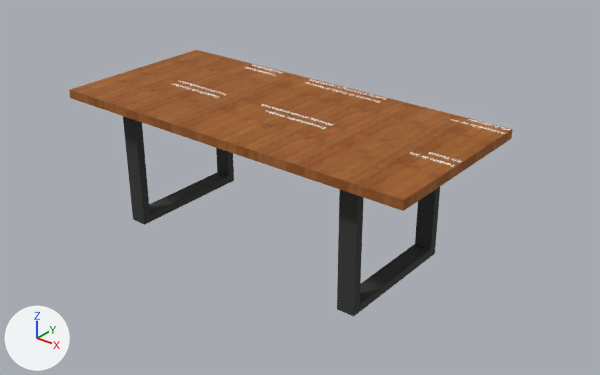
Renders of the glTF model polyhedron/vr/salas/mesa_Prisms3.glb from each side of a commit.
Both versions are drawn from a 50 mm lens placed at (2.67, -5.15, 2.31), pointed at (0.09, -1.93, 0.31). Lighting does not change. The marker at lower left points along +X, +Y and +Z. Where no turn or scale is listed for an object, it has been applied to the vertices. Vertices at the same position are counted once.

Names of what the first picture shows: 'Composant#1', 'Composant#1.001', 'Mesh_0', 'Toróide de íris '.
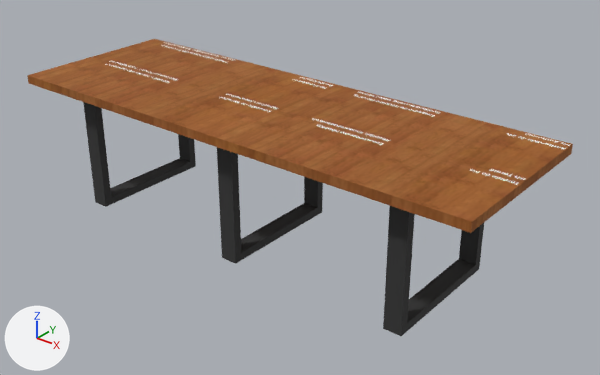
Where the change shows, as pixel boxes [x1, y1, x2, y2] in the pictures (600 x 375 px):
'Mesh_0', mesh rescaled (23% wider, 20% taller): before [69, 50, 512, 211]; after [27, 39, 573, 233]
'Composant#1.001', mesh moved: before [337, 187, 440, 317]; after [383, 206, 484, 336]
'Composant#1', mesh moved: before [123, 116, 234, 225]; after [83, 102, 196, 207]
'Composant#1.002', added (black): after [217, 147, 323, 264]
'Toróide de íris ', mesh moved: before [409, 152, 461, 167]; after [470, 169, 526, 185]
'Tetraedro hexaki', added: after [105, 61, 179, 83]
'Tristetraedro tr', added: after [163, 42, 234, 63]

The change in detail:
me_mesh_0 has 10 vertices, 16 faces and spans x -1.11..1.09, y -2.5..-1.5, z 0.72..0.77.
me_mesh_0 is used by ob_mesh_0; location (0.0, 0.0, 0.0).
me_mesh_0 part 3: the whole mesh is scaled about its middle by (1.32, 1, 1), then moved by (-0.05, 0.01, 0.0).
me_mesh_1 has 18 vertices, 34 faces and spans x -0.805..-0.705, y -2.381..-1.615, z 0.0..0.725.
me_mesh_1 is used by ob_composant_1; location (0.0, 0.0, 0.0).
me_mesh_1 part 1: the whole mesh is moved by (-0.355, 0.007, 0.0).
me_mesh_2 has 18 vertices, 34 faces and spans x 0.685..0.785, y -2.381..-1.615, z 0.0..0.725.
me_mesh_2 is used by ob_composant_1_001; location (0.0, 0.0, 0.0).
me_mesh_2 part 2: the whole mesh is moved by (0.265, 0.007, 0.0).
me_mesh_3 has 1094 vertices, 1054 faces and spans x 0.853..1.089, y -2.082..-1.997, z 0.771.
me_mesh_3 is used by ob_toróide_de_íris; location (0.0, 0.0, 0.0).
me_mesh_3 part 4: the whole mesh is moved by (0.307, 0.007, 0.0).
Mesh me_mesh_11 is new.
It has 3423 vertices, 3339 faces and spans x -1.392..-0.754, y -1.589..-1.496, z 0.771.
It uses material mat_color_m00 (white #ffffff).
Mesh me_mesh_10 is new.
It has 2976 vertices, 2900 faces and spans x -1.35..-0.754, y -2.075..-1.99, z 0.771.
It uses material mat_color_m00 (white #ffffff).
Mesh me_mesh_2_1 is new.
It has 18 vertices, 34 faces and spans x -0.093..0.007, y -2.374..-1.608, z 0.0..0.725.
It uses material mat_color_m07 (black #373737).
Object 'Tristetraedro tr' (ob_tristetraedro_tr) is new; it shows me_mesh_11.
Its location is (0.0, 0.0, 0.0).
Object 'Tetraedro hexaki' (ob_tetraedro_hexaki) is new; it shows me_mesh_10.
Its location is (0.0, 0.0, 0.0).
Object 'Composant#1.002' (ob_composant_1_002) is new; it shows me_mesh_2_1.
Its location is (0.0, 0.0, 0.0).
